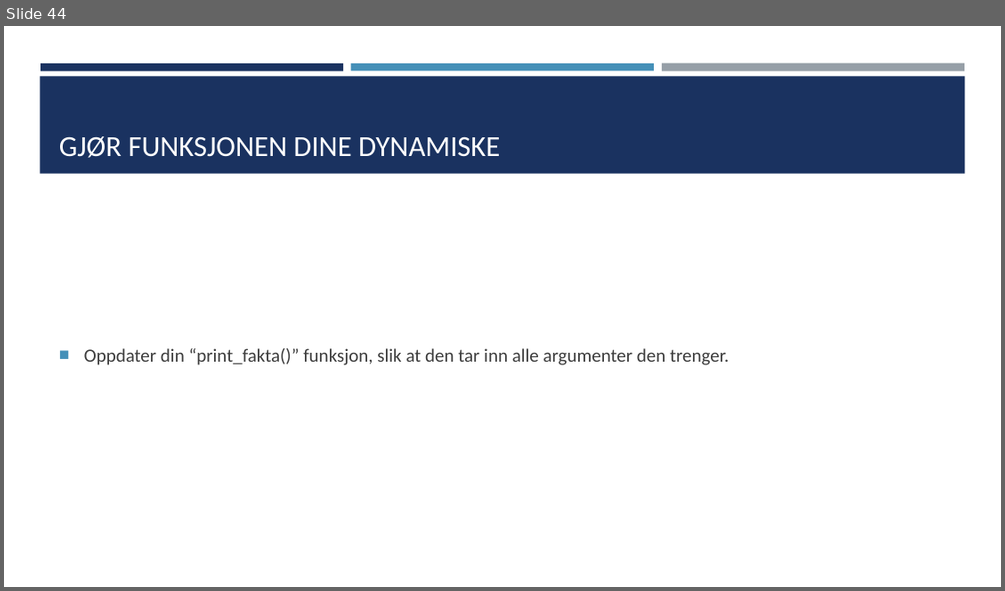
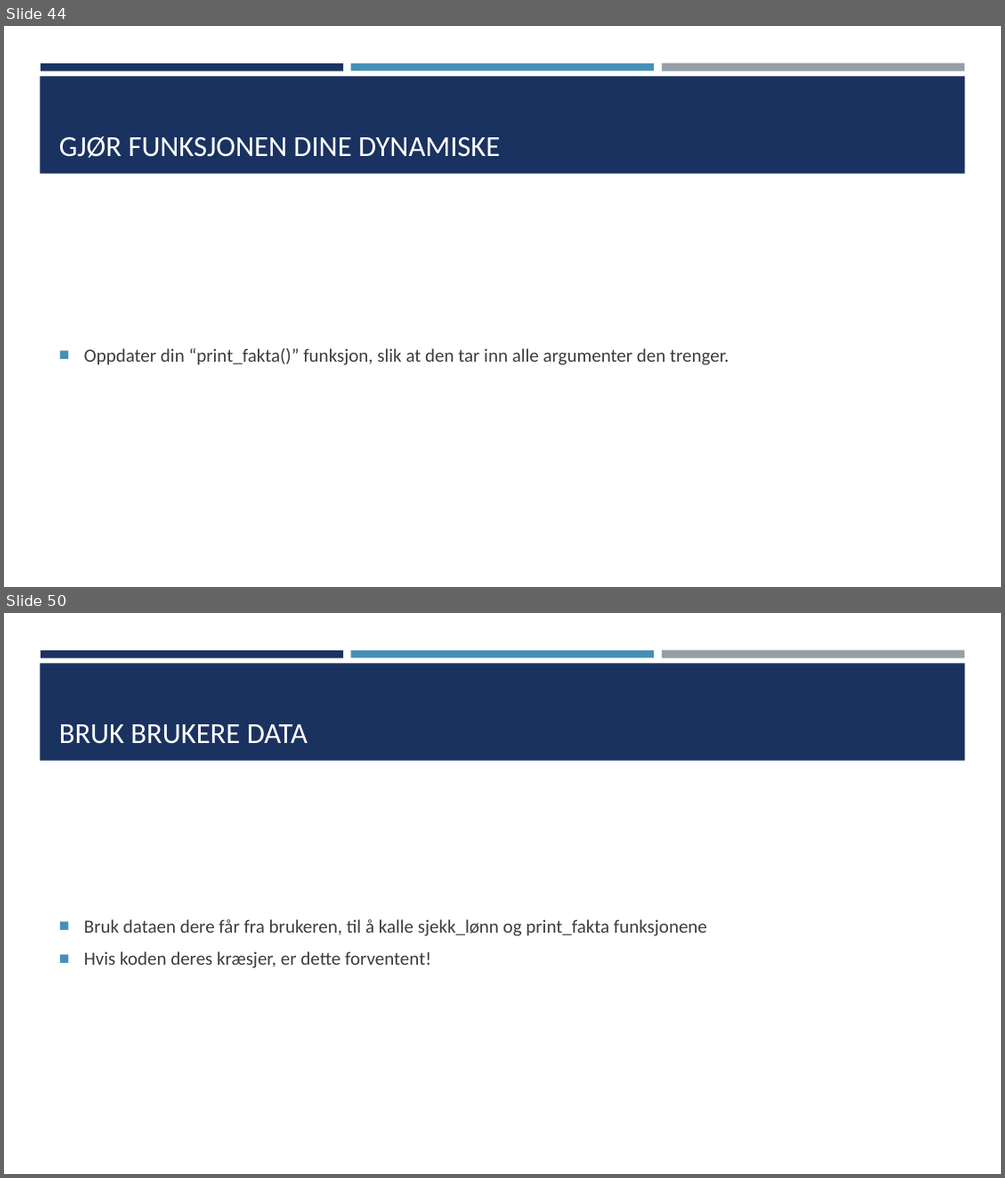
Before and after one commit to TheCodeAddiction/Learn-Python-Workshop, a slide deck: koding workshop powerpoint.pptx. Shown one above the other, each under a label of ours: slide 44 before the commit, slides 44 and 50 after it; the slides between them are not shown. The pictures are 1005x591 and 1005x1178 pixels, drawn with LibreOffice and Linux fonts; fonts in the diff are those of the drawing. Boxes give left, top, right and bottom in pixels: in the first picture for what was removed or moved away, otherwise in the second. Text is boxed around its words. In the diff, an @@ line names an element or a change of style, - is before the commit and + after.

```diff
--- a/koding workshop powerpoint.pptx
+++ b/koding workshop powerpoint.pptx
@@ slide 50 added at bbox=[4, 613, 1001, 1174], background #FFFFFF; not listed: 4 template elements that a slide beside it also shows @@
@@ title added at bbox=[59, 724, 307, 744], 28 pt, text #FFFFFF @@
+BRUK BRUKERE DATA
@@ text added at bbox=[84, 919, 707, 968], 18 pt, text #3D3D3D @@
+■ Bruk dataen dere får fra brukeren, til å kalle sjekk_lønn og print_fakta funksjonene
+■ Hvis koden deres kræsjer, er dette forventent!
```
Also in this commit, not shown: 10 other slides added, 6 other files.
